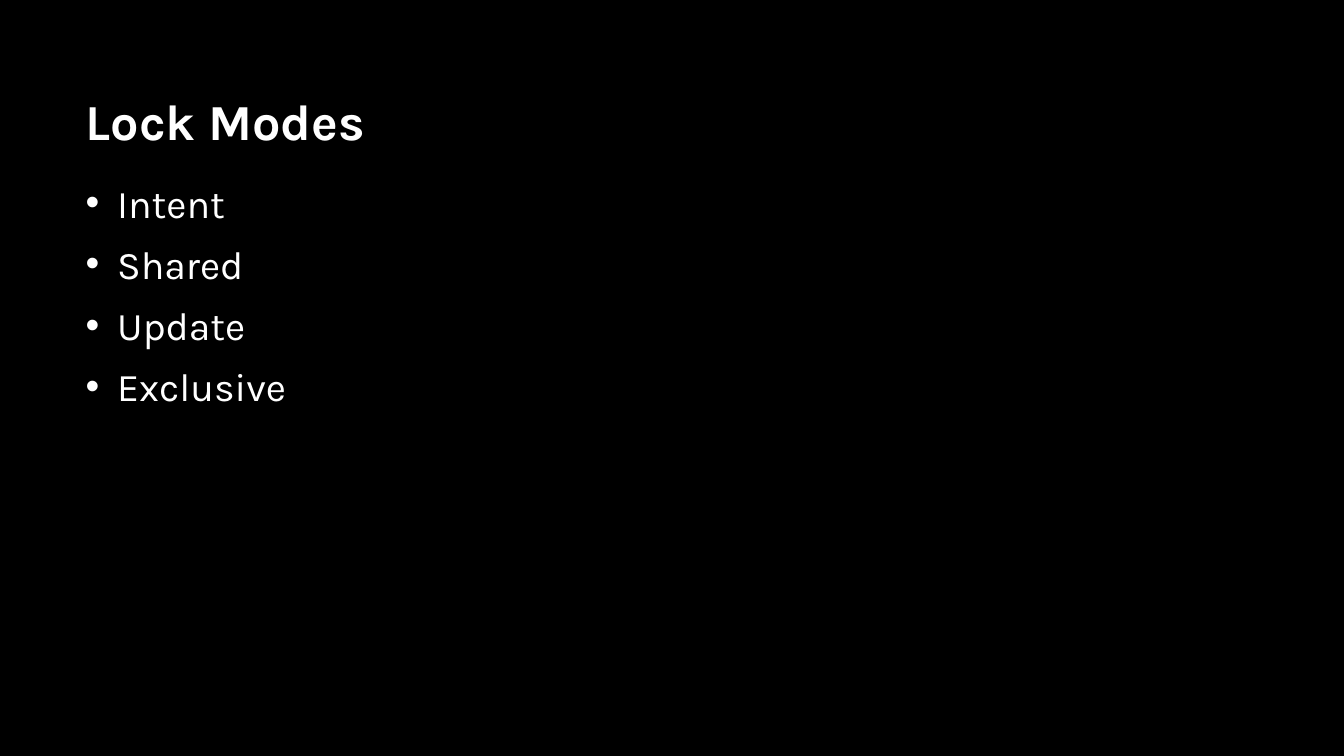
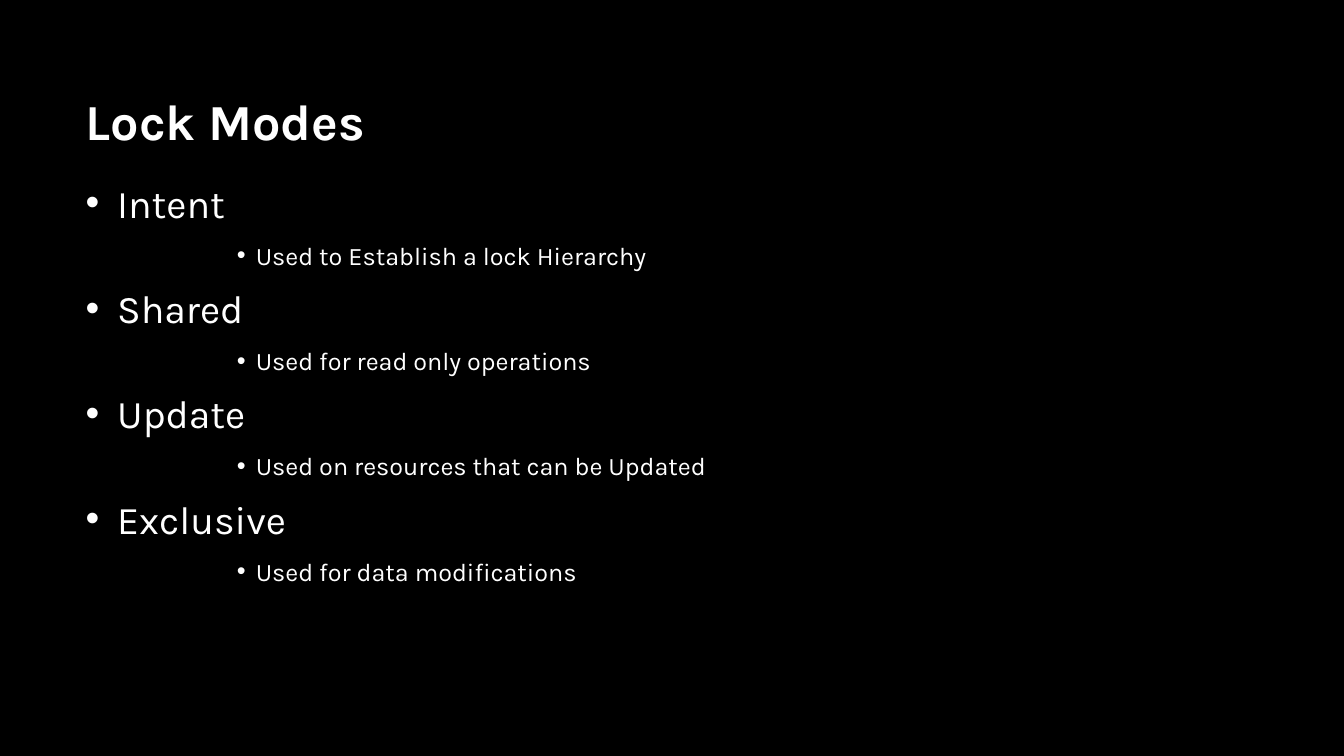
Before and after one commit to sabinio/SQLTraining, a slide deck: slide 9 of Slides/2.Locking.pptx. Drawn at 1344x756 pixels with LibreOffice and Linux fonts; fonts in the diff are those of the drawing; background and template pictures are left out. Boxes give left, top, right and bottom in pixels: in the first picture for what was removed or moved away, otherwise in the second. Text is boxed around its words. In the diff, an @@ line names an element or a change of style, - is before the commit and + after.

```diff
--- a/Slides/2.Locking.pptx
+++ b/Slides/2.Locking.pptx
@@ text at bbox=[256, 247, 646, 271]: paragraph added @@
+      • Used to Establish a lock Hierarchy
@@ text at bbox=[256, 352, 591, 376]: paragraph added @@
+      • Used for read only operations
@@ text at bbox=[256, 457, 705, 481]: paragraph added @@
+      • Used on resources that can be Updated
@@ text at bbox=[256, 563, 577, 582]: paragraph added @@
+      • Used for data modifications
```
Also in this commit, not shown: 1 other slide changed, 11 slides added, 6 other files.
